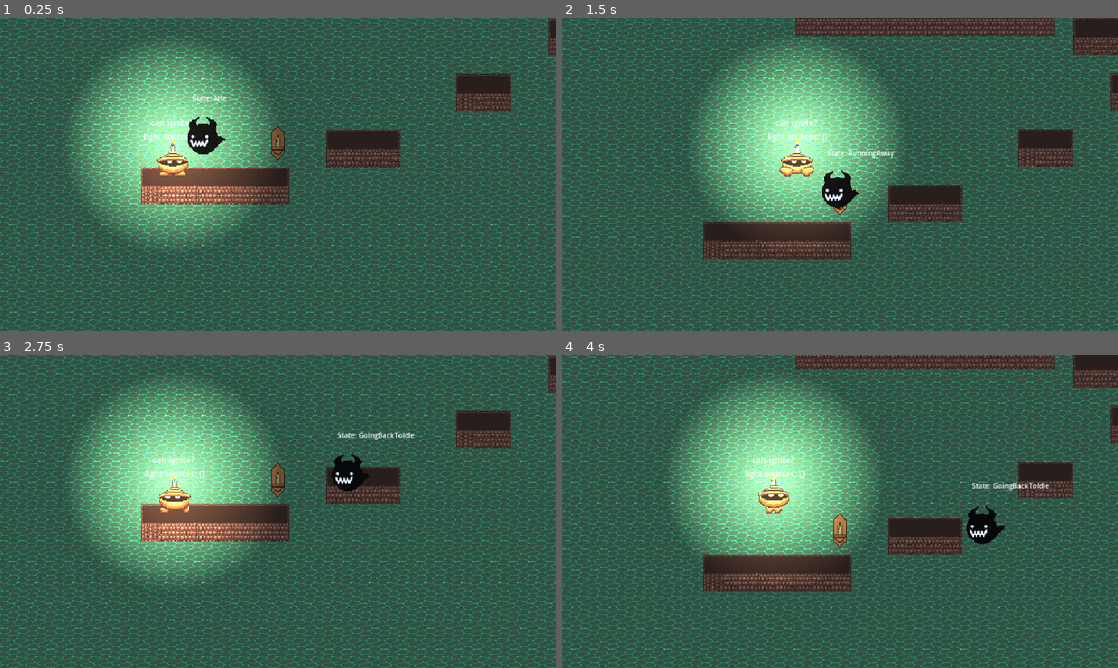
Above: before the commit, frames 1-4 (two rows, left to right).
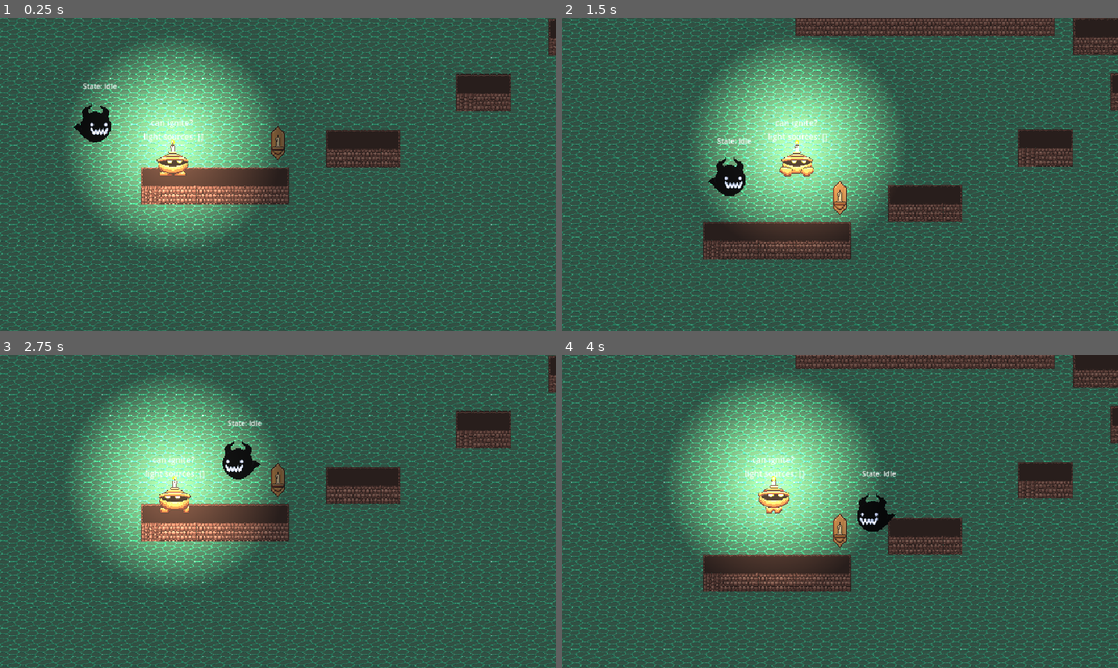
Above: after the commit, the same moments.

Repository: Clique33/Indie-Game-Clinic-2026
Game: Godot game, scene res://tests/test.tscn
The game is run twice, just before and just after one commit, with the same random seed, the same clock (stepped at 60 frames per second) and the same inputs.
Inputs (mouse positions are in pixels of both pictures, inside the frame that each line leads up to):
- Up to frame 1 (0.25 s): no input
- Up to frame 2 (1.5 s): tap Enter (turn_on) at 0.5, 0.6 s; move the mouse to (962, 158) at 0.52 s; hold D (walk_right) 0.53-1.25 s; click (962, 158) at 0.67 s; tap Space (jump) at 0.77 s; drag from (728, 190) to (795, 143) at 1.27 s
- Up to frame 3 (2.75 s): move the mouse to (333, 442) at 2.02 s; hold A (walk_left) from 2.03 s (still down); tap Enter (turn_on) at 2.1 s
- Up to frame 4 (4 s): release A (walk_left) at 2.75 s; drag from (812, 574) to (734, 480) at 2.77 s; move the mouse to (1006, 558) at 3.52 s; hold D (walk_right) from 3.53 s (still down); tap Delete at 3.6 s; tap Space (jump) at 3.77 s; tap Enter (turn_on) at 3.8 s

The runs differ from the first frame. In frame 1, 1.2% of the frame differs, in the area x 13-41%, y 20-44%; in frame 2, 1.2%; in frame 3, 1.3%, in the area x 40-75%, y 20-44%; in frame 4, 1.3%.

Commit message:
removed signals from process of eemies in range of lamps

Diff:
--- a/indie-game-clinic-2026/entities/lamps/lamp.gd
+++ b/indie-game-clinic-2026/entities/lamps/lamp.gd
@@ -3,10 +3,6 @@
 
 
 signal update_scare_area_radius(multiplier : float)
-@warning_ignore("unused_signal")
-signal scare_enemy(lamp : Lamp)
-@warning_ignore("unused_signal")
-signal enemy_is_safe_from(lamp : Lamp)
 
 
 @export var turned_on_energy : float = 1
@@ -14,9 +10,10 @@
 @export var time_to_alternate : float = .2
 
 
+var enemies_in_range : Array[Enemy] = []
 var _elapsed_time_since_turned_on : float
 var is_turned_on : bool = false
-var _player_in_range : Player = null
+var player_in_range : Player = null
 
 @onready var flame_sprite: AnimatedSprite2D = $FlameSprite
 @onready var point_light: PointLight2D = $FlameSprite/PointLight2D
@@ -34,7 +31,7 @@
 	if is_turned_on:
 		return
 	if from_player:
-		if not _player_in_range or _player_in_range.can_ignite():
+		if not player_in_range or player_in_range.can_ignite():
 			return
 	ignite_player.play(0.15)
 	buzzing_player.play()
@@ -44,6 +41,7 @@
 	play("turned_on"+str(randi_range(0,1)))
 	is_turned_on = true
 	_elapsed_time_since_turned_on = 0
+	scare_enemies_in_range()
 	light_dimmer.start(time_to_fully_dim)
 
 
@@ -61,14 +59,18 @@
 	tween.parallel().tween_property(flame_sprite,"scale",Vector2.ZERO,time)
 	await tween.finished
 	is_turned_on = false
+	free_enemies_in_range()
 	play("turned_off")
 
 
-func alternate(time : float = time_to_alternate) -> void:
-	if not is_turned_on:
-		turn_on(time)
-	else:
-		turn_off(time)
+func scare_enemies_in_range() -> void:
+	for enemy : Enemy in enemies_in_range:
+		enemy.run_away_from(self)
+
+
+func free_enemies_in_range() -> void:
+	for enemy : Enemy in enemies_in_range:
+		enemy.stop_running_away_from(self)
 
 
 func _on_light_dimmer_finished() -> void:
--- a/indie-game-clinic-2026/entities/lamps/lamp_areas_manager.gd
+++ b/indie-game-clinic-2026/entities/lamps/lamp_areas_manager.gd
@@ -23,26 +23,29 @@
 		lamp.turn_on(false)
 
 	if area.get_parent() is Player and (area.get_parent() as Player).can_ignite:
-		lamp._player_in_range = area.get_parent() as Player
+		lamp.player_in_range = area.get_parent() as Player
 
 
 func _on_iluminable_area_area_exited(area: Area2D) -> void:
 	if not area.get_parent():
 		return
 	if area.get_parent() is Player:
-		lamp._player_in_range = null
+		lamp.player_in_range = null
 
 
 func _on_scare_area_body_entered(body: Node2D) -> void:
 	if not body is Enemy:
 		return
-	lamp.scare_enemy.emit(lamp)
+	lamp.enemies_in_range.append(body)
+	if lamp.is_turned_on:
+		(body as Enemy).run_away_from(lamp)
 
 
 func _on_scare_area_body_exited(body: Node2D) -> void:
 	if not body is Enemy:
 		return
-	lamp.enemy_is_safe_from.emit(lamp)
+	lamp.enemies_in_range.erase(body)
+	(body as Enemy).stop_running_away_from(lamp)
 
 
 func update_scare_area_radius(multiplier: float) -> void:
--- a/indie-game-clinic-2026/tests/enemies.gd
+++ b/indie-game-clinic-2026/tests/enemies.gd
@@ -6,5 +6,4 @@
 func connect_lamps_to_enemies(lamps_parent : Node2D) -> void:
 	for enemy in get_children():
 		for lamp in lamps_parent.get_children():
-			(lamp as Lamp).connect("scare_enemy",(enemy as Enemy).run_away_from)
-			(lamp as Lamp).connect("enemy_is_safe_from",(enemy as Enemy).stop_running_away_from)
+			pass
--- a/indie-game-clinic-2026/tests/test.tscn
+++ b/indie-game-clinic-2026/tests/test.tscn
@@ -30,7 +30,7 @@
 
 [node name="Enemy" parent="Enemies" unique_id=785337415 node_paths=PackedStringArray("player") instance=ExtResource("5_uofsi")]
 z_index = 3
-position = Vector2(77.38794, 576.19147)
+position = Vector2(-111.95532, 555.4415)
 player = NodePath("../../Player")
 
 [node name="DirectionalLight2D" type="DirectionalLight2D" parent="." unique_id=2140322039]
